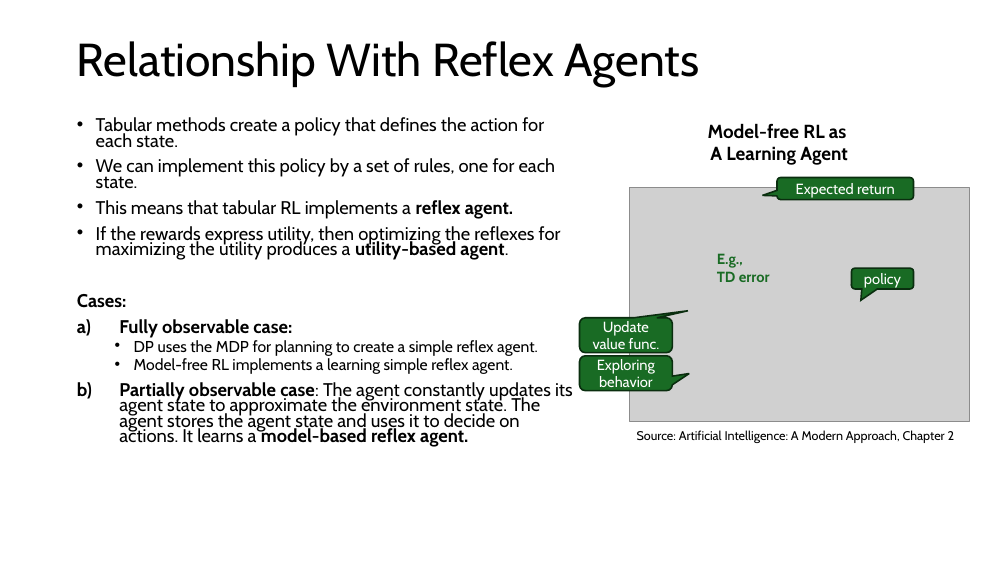
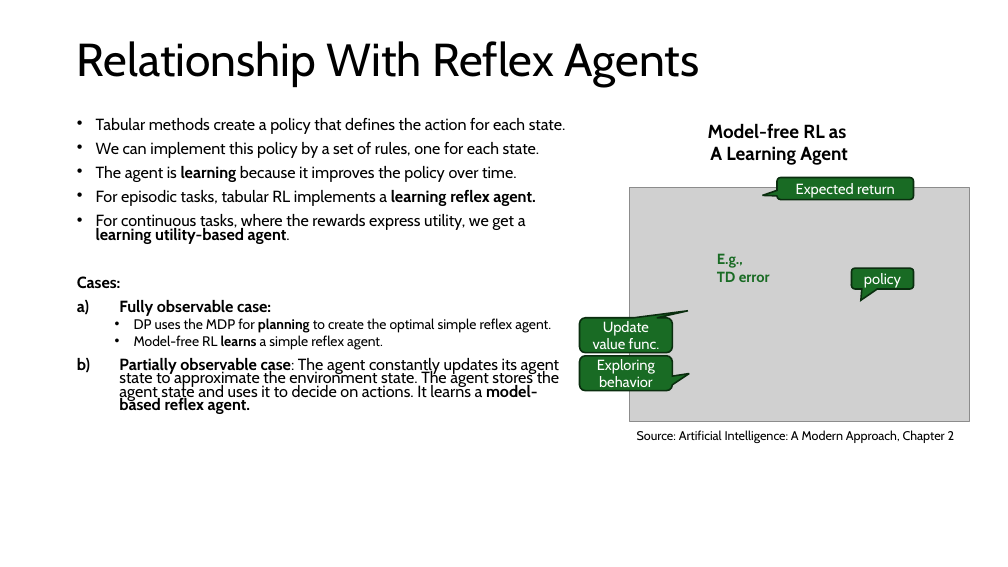
Before and after one commit to mhahsler/Introduction_to_Reinforcement_Learning, a slide deck: slide 23 of slides/Lecture_Chapter08.pptx. Drawn at 1008x567 pixels with LibreOffice and Linux fonts; fonts in the diff are those of the drawing; grey boxes stand for pictures. Boxes give left, top, right and bottom in pixels: in the first picture for what was removed or moved away, otherwise in the second. Text is boxed around its words. In the diff, an @@ line names an element or a change of style, - is before the commit and + after.

```diff
--- a/slides/Lecture_Chapter08.pptx
+++ b/slides/Lecture_Chapter08.pptx
@@ text at [77,118,566,414]: size 17.5 to 15.4 pt in "Tabular methods create a policy that defines ...", "We can implement this policy by a ...", "Cases:", "Fully observable case:" and 1 more places @@
@@ text at [96,166,535,244]: text changed; size 17.5 to 15.4 pt @@
-• This means that tabular RL implements a reflex agent.
-• If the rewards express utility, then optimizing the reflexes for maximizing the utility produces a utility-based agent.
+• The agent is learning because it improves the policy over time.
+• For episodic tasks, tabular RL implements a learning reflex agent.
+• For continuous tasks, where the rewards express utility, we get a learning utility-based agent.
@@ text at [134,318,551,350]: text changed; size 15 to 13.2 pt @@
-  • DP uses the MDP for planning to create a simple reflex agent.
-  • Model-free RL implements a learning simple reflex agent.
+  • DP uses the MDP for planning to create the optimal simple reflex agent.
+  • Model-free RL learns a simple reflex agent.
```
Also in this commit, not shown: 3 other slides changed, 1 other file.
